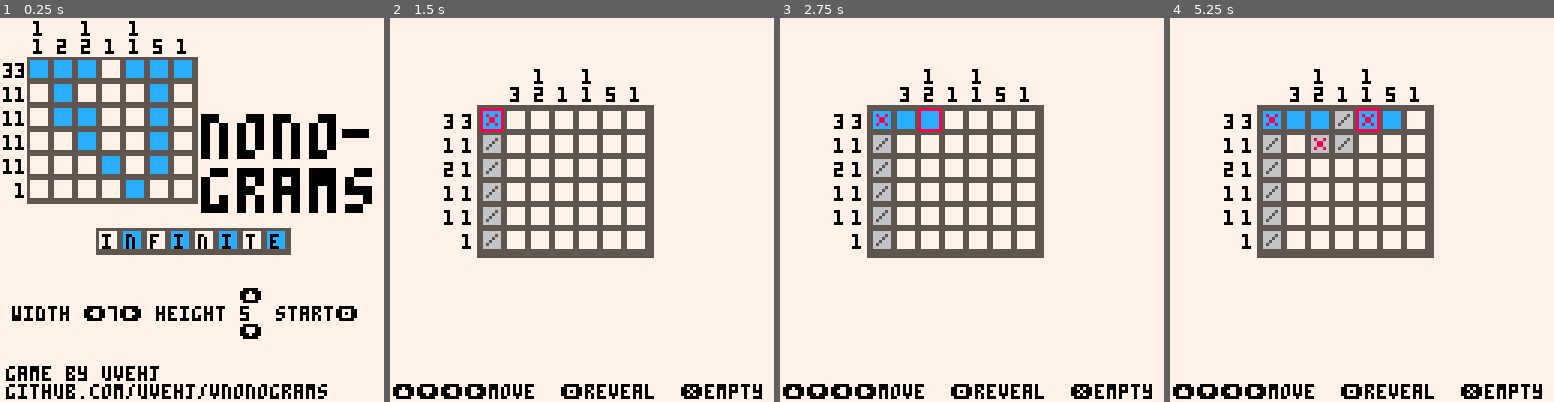
Above: before the commit, frames 1-4 (left to right).
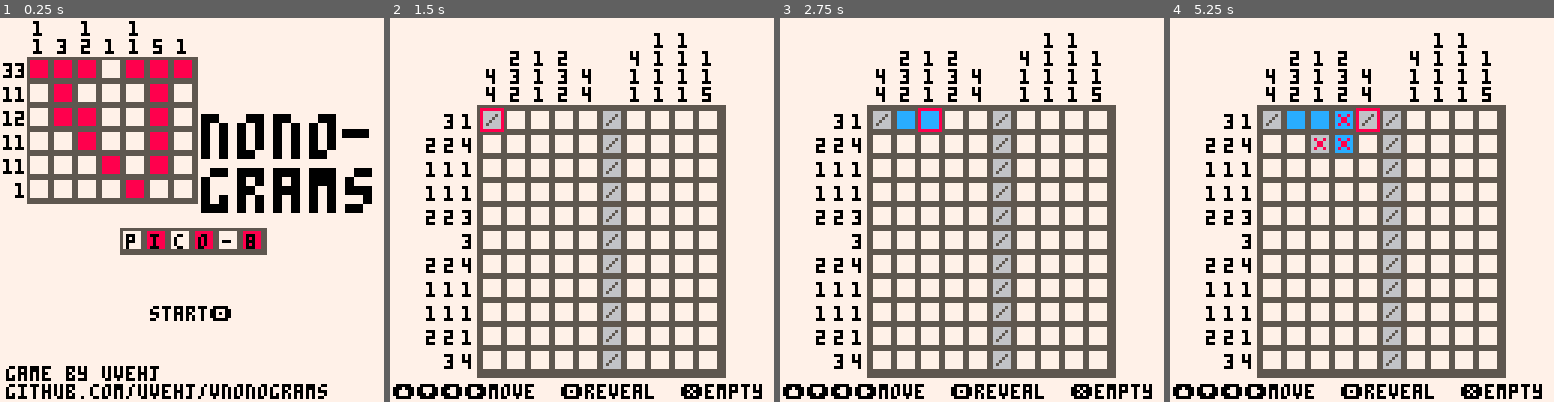
Above: after the commit, the same moments.

Repository: uvehj/VNonograms
Game: PICO-8 cartridge cartridges/vnonogramspico8.p8
Two runs of this game, one before a commit and one after it. Both use one fixed random seed, a clock stepped at 60 frames per second and the inputs below.
Inputs:
- Up to frame 1 (0.25 s): no input
- Up to frame 2 (1.5 s): tap X (X key) at 0.33, 1.07 s; tap O (Z key) at 0.7 s
- Up to frame 3 (2.75 s): hold Right 1.6-2.1 s; tap O (Z key) at 1.7, 2.1, 2.5 s; tap X (X key) at 1.85 s; hold Up 2.15-2.42 s; hold Right from 2.47 s (still down)
- Up to frame 4 (5.25 s): tap O (Z key) every 0.4 s from 2.9 to 4.9 s; tap X (X key) at 2.97, 4.08, 5.2 s; release Right at 3.03 s; hold Left 3.08-3.58 s; hold Down 3.63-3.97 s; hold Right 4.02-4.68 s; hold Up 4.73-5.03 s; hold Left from 5.08 s (still down)

The runs differ from the first frame. In frame 1, 7.3% of the frame differs, in the area x 3-93%, y 7-84%; in frame 2, 20%; in frame 3, 20%; in frame 4, 21%, in the area x 9-88%, y 3-94%.

Commit message:
Update for nvonogramspico8 cartridge
Separated the draw function for the cursor, will only show when in gameplay
Correcter the title nonogram numbers
Adjusted row number printing for 2 digit numbers
Created some puzzles
Created pico8.md to keep track of the puzzles

Diff:
--- a/cartridges/vnonogramspico8.p8
+++ b/cartridges/vnonogramspico8.p8
@@ -16,6 +16,7 @@
     if state == 1 then
         draw_instructions()
         draw_board(puzzle.x,puzzle.y)
+        draw_cursor(puzzle.x,puzzle.y)
     elseif state == 2 then
         draw_board(puzzle.x,puzzle.y)
         draw_win()
@@ -51,7 +52,7 @@
         y = 0
         local row = {}
         while y <= puzzle.height do
-            if mget(x,y) == 3 then
+            if mget(starttiles[1]+x,starttiles[2]+y) == 3 then
                 add(row,{1,0,0})
             else
                 add(row,{0,0,0})
@@ -119,21 +120,22 @@
     sspr(0,8,8,8,67+8*3,32,8*3,8*3,false,false)
     sspr(8,8,8*3,8,67,50,8*3*3,8*3,false,false)
     pal()
+    pal(12,8)
     --line break
     rectfill(66+8*2*3,32+5,66+8*2*3+8,32+7,0)
     --numbers for the fake nonogram
-    local titlerows = {"33","11","11","11","11"," 1"}
+    local titlerows = {"33","11","12","11","11"," 1"}
     local y = 15
     for row in all(titlerows) do
         print(row,1,y,0)
         y += 8
     end
-    print("1   1   1\n1 2 2 1 1 5 1",11,1)
+    print("1   1   1\n1 3 2 1 1 5 1",11,1)
     --fake nonogram
     rectfill(9,13,9+7*8,13+6*8,5)
     map(0,0,9,13,7,6)
     --subtitle
-    local subtitle = {"i","n","f","i","n","i","t","e"}
+    local subtitle = {"p","i","c","o","-","8"}
     local x = 64 - #subtitle*4
     rectfill(x,70,x + #subtitle*8,78,5)
     local spriten = 0
@@ -143,10 +145,9 @@
         x += 8
         spriten = abs(spriten-1)
     end
+    pal()
     --instructions
-    print("\148",80,90)
-    print("width \139"..tostr(selectedsize[1]).."\145 height "..tostr(selectedsize[2]).."  start\142",4,96,0)
-    print("\131",80,102)
+    print("start\142",50,96,0)
     --credits
     print("game by uvehj",2,116,0)
     print("github.com/uvehj/vnonograms",2,122,0)
@@ -175,14 +176,16 @@
         end
         x += 1
     end
-    --cursor
-    spr(7,posx+cursorpos[1]*8,posy+cursorpos[2]*8)
     --row numbers
     local ynum = puzzle.y + 2
     for row in all(puzzle.rownumbers) do
         local xnum = puzzle.x - #row * 6
         for number in all(row) do
-            print(number,xnum,ynum,0)
+            if number > 10 then
+                print(number,xnum-1,ynum,0)
+            else
+                print(number,xnum,ynum,0)
+            end
             xnum += 6
             if flr(number/10) > 0 then
                 xnum += 4
@@ -200,6 +203,9 @@
         end
         xnum += 8
     end
+end
+function draw_cursor(posx,posy)
+    spr(7,posx+cursorpos[1]*8,posy+cursorpos[2]*8)
 end
 function get_tile_sprite_debug(tile)
         if tile[1] == 1 then --tile was colored
@@ -339,9 +345,77 @@
 
 function load_level(levelnum)
     if levelnum == 1 then
-        return create_puzzle({30,30},{0,0},{6,5})
-    end
-end
+        return create_puzzle({30,30},{0,16},{9,26})
+    end
+end
+…(68 lines of a section not shown)…
 
 
 
@@ -487,15 +561,41 @@
 
 
 __map__
-0303030103030303010101010103000000000000000000000000000000000000000000000000000000000000000000000000000000000000000000000000000000000000000000000000000000000000000000000000000000000000000000000000000000000000000000000000000000000000000000000000000000000000
-0103010101030103030303030303000000000000000000000000000000000000000000000000000000000000000000000000000000000000000000000000000000000000000000000000000000000000000000000000000000000000000000000000000000000000000000000000000000000000000000000000000000000000
-0103030101030103010303030103000000000000000000000000000000000000000000000000000000000000000000000000000000000000000000000000000000000000000000000000000000000000000000000000000000000000000000000000000000000000000000000000000000000000000000000000000000000000
-0101030101030103010303030103000000000000000000000000000000000000000000000000000000000000000000000000000000000000000000000000000000000000000000000000000000000000000000000000000000000000000000000000000000000000000000000000000000000000000000000000000000000000
-0101010301030101030303030301000000000000000000000000000000000000000000000000000000000000000000000000000000000000000000000000000000000000000000000000000000000000000000000000000000000000000000000000000000000000000000000000000000000000000000000000000000000000
-0101010103010100000000000000000000000000000000000000000000000000000000000000000000000000000000000000000000000000000000000000000000000000000000000000000000000000000000000000000000000000000000000000000000000000000000000000000000000000000000000000000000000000
-…(6 lines of a section not shown)…
+0303030103030303010101010103010101030301030301010103030303030303030303030000030303030303010103030101010301010301010103010000000000000000000000000000000000000000000000000000000000000000000000000000000000000000000000000000000000000000000000000000000000000000
+0103010101030103030303030303010000030303030300000103000303030003000000030000030000010103000003010100000303010303030303030000000000000000000000000000000000000000000000000000000000000000000000000000000000000000000000000000000000000000000000000000000000000000
+0103030101030103010303030103010000030303030300000103030303030303000303030303030303010103000003010303030303030301030303010000000000000000000000000000000000000000000000000000000000000000000000000000000000000000000000000000000000000000000000000000000000000000
+0101030101030103010303030103010000000303030000000103000000000003000000000303000000010103000003010300000303010303030303030000000000000000000000000000000000000000000000000000000000000000000000000000000000000000000000000000000000000000000000000000000000000000
+0101010301030101030303030301010000000003000000000103030303030303010101030101030101010303030303030300000300010100000000010000000000000000000000000000000000000000000000000000000000000000000000000000000000000000000000000000000000000000000000000000000000000000
+0101010103010100000000000000010303030000000303030100000303030001010303030101030000000301030303010100030000030103030300010000000000000000000000000000000000000000000000000000000000000000000000000000000000000000000000000000000000000000000000000000000000000000
+0103030303030303010101030300010303030000000303030103030303030303010003000000010000000303030303030103030000030103010301010000000000000000000000000000000000000000000000000000000000000000000000000000000000000000000000000000000000000000000000000000000000000000
+0303030303030303030003030300030303030300030303030300030303030301010303030303010000000000000000000303030303030000000000000000000000000000000000000000000000000000000000000000000000000000000000000000000000000000000000000000000000000000000000000000000000000000
+0303000000000000030000030100010303030000000303030101030101010301030003000000030000000000000000000103030000010000000000000000000000000000000000000000000000000000000000000000000000000000000000000000000000000000000000000000000000000000000000000000000000000000
+0303030000000003030000030100010301030101010301030100000000000000010303010103010000000000000000000101030101010000000000000000000000000000000000000000000000000000000000000000000000000000000000000000000000000000000000000000000000000000000000000000000000000000
+0303000000000000030000030101010103030103030303010303030303030101030103010101010101010100000000000000000000000000000000000000000000000000000000000000000000000000000000000000000000000000000000000000000000000000000000000000000000000000000000000000000000000000
+0303030303000303030000030101000003030303030301010103030303030000030003000300000000000100000000000000000000000000000000000000000000000000000000000000000000000000000000000000000000000000000000000000000000000000000000000000000000000000000000000000000000000000
+0303030303030303030303000101000003000103030101010101030303030000030003000300000000000100000000000000000000000000000000000000000000000000000000000000000000000000000000000000000000000000000000000000000000000000000000000000000000000000000000000000000000000000
+0303030303030303030000000101030303000103010101010103030303030000030303030300030303000100000000000000000000000000000000000000000000000000000000000000000000000000000000000000000000000000000000000000000000000000000000000000000000000000000000000000000000000000
+0103030303030303000000000103030303000101030101010303010303030300030303030300030303000100000000000000000000000000000000000000000000000000000000000000000000000000000000000000000000000000000000000000000000000000000000000000000000000000000000000000000000000000
+0101030101010301010101010103030301010101030301030303030103030003030303030300030303000100000000000000000000000000000000000000000000000000000000000000000000000000000000000000000000000000000000000000000000000000000000000000000000000000000000000000000000000000
+0103030301010301010100000000000000000001010103030303030301030000000303030000030303000100000000000000000000000000000000000000000000000000000000000000000000000000000000000000000000000000000000000000000000000000000000000000000000000000000000000000000000000000
+0303000303000303030300000000000000000003030303010101010101010000000000000000030303000100000000000000000000000000000000000000000000000000000000000000000000000000000000000000000000000000000000000000000000000000000000000000000000000000000000000000000000000000
+0300000003000300000100000000000000000003030301030101010101030000000000000303030303030300000000000000000000000000000000000000000000000000000000000000000000000000000000000000000000000000000000000000000000000000000000000000000000000000000000000000000000000000
+0300000003000300000100000000000000000003030301030301010103030000000000000300000000000300000000000000000000000000000000000000000000000000000000000000000000000000000000000000000000000000000000000000000000000000000000000000000000000000000000000000000000000000
+0303000303000003030300000000000000000003030301030303010303030101010101010303030303030300000000000000000000000000000000000000000000000000000000000000000000000000000000000000000000000000000000000000000000000000000000000000000000000000000000000000000000000000
+0103030300000000000100000000000000000000000000000000000000000000000000000000000000000000000000000000000000000000000000000000000000000000000000000000000000000000000000000000000000000000000000000000000000000000000000000000000000000000000000000000000000000000
+0303000303000303030300000000000000000000000000000000000000000000000000000000000000000000000000000000000000000000000000000000000000000000000000000000000000000000000000000000000000000000000000000000000000000000000000000000000000000000000000000000000000000000
+0300000003000000000300000000000000000000000000000000000000000000000000000000000000000000000000000000000000000000000000000000000000000000000000000000000000000000000000000000000000000000000000000000000000000000000000000000000000000000000000000000000000000000
+0300000003000000000300000000000000000000000000000000000000000000000000000000000000000000000000000000000000000000000000000000000000000000000000000000000000000000000000000000000000000000000000000000000000000000000000000000000000000000000000000000000000000000
+0303000303000000000300000000000000000000000000000000000000000000000000000000000000000000000000000000000000000000000000000000000000000000000000000000000000000000000000000000000000000000000000000000000000000000000000000000000000000000000000000000000000000000
+0103030301010303030300000000000000000000000000000000000000000000000000000000000000000000000000000000000000000000000000000000000000000000000000000000000000000000000000000000000000000000000000000000000000000000000000000000000000000000000000000000000000000000
+0000000000000000000000000000000000000000000000000000000000000000000000000000000000000000000000000000000000000000000000000000000000000000000000000000000000000000000000000000000000000000000000000000000000000000000000000000000000000000000000000000000000000000
+0000000000000000000000000000000000000000000000000000000000000000000000010303010103030100000000000000000000000000000000000000000000000000000000000000000000000000000000000000000000000000000000000000000000000000000000000000000000000000000000000000000000000000
+0000000000000000000000000000000000000000000000000000000000000000000000030300000000030300000000000000000000000000000000000000000000000000000000000000000000000000000000000000000000000000000000000000000000000000000000000000000000000000000000000000000000000000
+0000000000000000000000000000000000000000000000000000000000000000000000030300000000030300000000000000000000000000000000000000000000000000000000000000000000000000000000000000000000000000000000000000000000000000000000000000000000000000000000000000000000000000
+0000000000000000000000000000000000000000000000000000000000000000000000030300000000030300000000000000000000000000000000000000000000000000000000000000000000000000000000000000000000000000000000000000000000000000000000000000000000000000000000000000000000000000
+…(6 lines of a section not shown)…
Not shown, changed: 136 lines of the sprite sheet (__gfx__) section of cartridges/vnonogramspico8.p8
Not shown, added: resources/puzzleinfo/pico8.md
